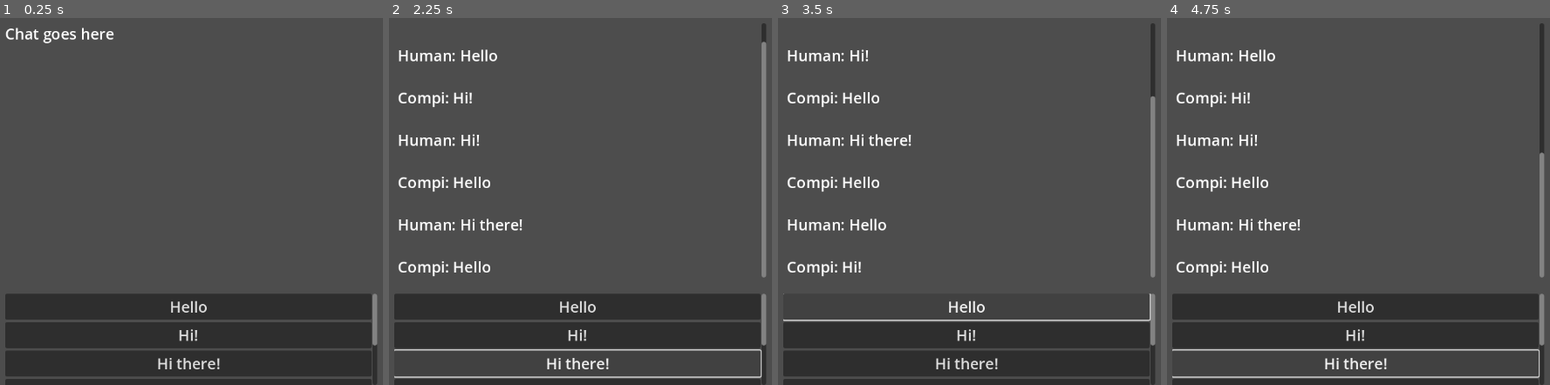
Above: before the commit, frames 1-4 (left to right).
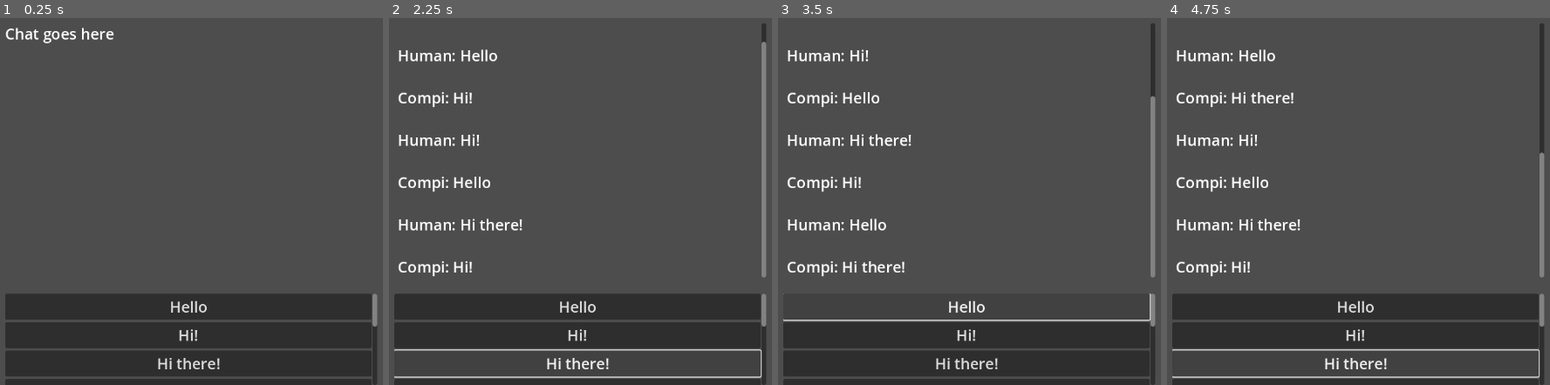
Above: after the commit, the same moments.

Repository: Eibriel/compicactus-copycat
Game: Godot game, scene res://main.tscn
The game is run twice, just before and just after one commit, with the same random seed, the same clock (stepped at 60 frames per second) and the same inputs.
Inputs:
- Up to frame 1 (0.25 s): no input
- Up to frame 2 (2.25 s): click "Hello" at 0.5 s; click "Hi!" at 1.25 s; click "Hi there!" at 2 s
- Up to frame 3 (3.5 s): click "Hello" at 2.75 s
- Up to frame 4 (4.75 s): click "Hi!" at 3.5 s; click "Hi there!" at 4.25 s

The runs differ from the first frame. In frame 1, less than 0.1% of the frame differs, in the area x 97-99%, y 83-90%; in frame 2, 0.2%; in frame 3, 0.4%, in the area x 19-99%, y 43-90%; in frame 4, 0.4%.

Commit message:
adding updates

Diff:
--- a/Main.gd
+++ b/Main.gd
@@ -49,12 +49,32 @@
 		.weight(filter_compi)
 		.topic("who are you"))
 
+	(dialogue.new("HOW ARE YOU FEELING TODAY")
+		.topic("feelings")
+		.topic("today")
+		.answer("IM FEELING GREAT")
+		.answer("IM NOT SO GREAT")
+		.answer("WHO CARES"))
+
+	(dialogue.new("IM FEELING GREAT")
+		.topic("feelings")
+		.weight(func(quip, actor): return actor.props["feeling good"].sample()*10)
+		.update(func(quip, actor): actor.increase("feeling good")))
+
+	(dialogue.new("IM NOT SO GREAT")
+		.topic("feelings")
+		.weight(func(quip, actor): return actor.props["feeling good"].sample()*-10)
+		.update(func(quip, actor): actor.props["feeling good"].decrease()))
+
+	(dialogue.new("WHO CARES")
+		.topic("feelings"))
+
 var filter_human = func(quip, actor) -> int:
 	if actor.name == "human":
 		return 10
-	return 0
+	return -100
 
 var filter_compi = func(quip, actor) -> int:
 	if actor.name == "compi":
 		return 10
-	return 0
+	return -100
--- /dev/null
+++ b/actor_class.gd
@@ -0,0 +1,50 @@
+class_name Actor
+
+var name: String
+var props: Dictionary = {}
+
+class ActorProperty:
+	var id: String
+	var type: String
+	var max_value: int
+	var min_value: int
+	var default_value: Dictionary
+	var current_value: Dictionary
+
+	func _init(id_: String, type_: String, default_):
+		id = id_
+		type = type_
+		default_value[type] = default_
+		current_value[type] = default_
+
+	func set_min_value(value_: int) -> ActorProperty:
+		min_value = value_
+		return self
+
+	func set_max_value(value_: int) -> ActorProperty:
+		max_value = value_
+		return self
+
+	func sample():
+		return current_value[type]
+
+	func zero():
+		current_value[type] = 0
+
+	func default():
+		current_value[type] = default_value[type]
+
+	func increase(amount:int = 1):
+		current_value[type] += amount
+
+	func decrease(amount:int = 1):
+		current_value[type] -= amount
+
+func _init():
+	(new_prop("feeling good", "int", 3)
+		.set_min_value(-10)
+		.set_max_value(10))
+
+func new_prop(id_: String, type_: String, default_):
+	props[id_] = ActorProperty.new(id_, type_, default_)
+	return props[id_]
--- a/quip_class.gd
+++ b/quip_class.gd
@@ -4,48 +4,62 @@
 var quips_ids: Array[String]
 var current_quip := ""
 var actors: Array[Actor]
+
 var current_actor: int
+var current_topics: Dictionary
+var recent_quips: Dictionary = {}
 
 const ACTOR = {
 	"HUMAN": 0,
-	"COMPI": 1
+	"COMPI": 1,
+	"ENV": 2
 }
 
 class Quip:
+	var id: String
 	var topics: Array[String]
 	var answers: Array[String]
 	var weights: Array[Callable]
+	var updates: Array[Callable]
 	var weight: int = 0
-
-class Actor:
-	var name: String
 
 func _init():
 	var actor_human: Actor = Actor.new()
 	actor_human.name = "human"
 	var actor_compi: Actor = Actor.new()
 	actor_compi.name = "compi"
+	var actor_environment: Actor = Actor.new()
+	actor_environment.name = "env"
 	actors = [
 		actor_human,
-		actor_compi
+		actor_compi,
+		actor_environment
 	]
+	current_topics = {
+		"greetings": 3
+	}
 
 func new(text) -> ChatText:
 	current_quip = text
 	if not quips.has(current_quip):
 		quips[current_quip] = Quip.new()
+		quips[current_quip].id = current_quip
 	return self
 
-func topic(topic: String) -> ChatText:
-	_add_item("topics", topic)
+func topic(topic_: String) -> ChatText:
+	_add_item("topics", topic_)
 	return self
 
-func answer(answer: String) -> ChatText:
-	_add_item("answers", answer)
+func answer(answer_: String) -> ChatText:
+	_add_item("answers", answer_)
 	return self
 
 func weight(weight_function: Callable) -> ChatText:
 	quips[current_quip].weights.append(weight_function)
+	return self
+
+func update(update_function: Callable) -> ChatText:
+	quips[current_quip].updates.append(update_function)
 	return self
 
 func _add_item(key:String, value:String):
@@ -58,13 +72,36 @@
 func select_answer(id:String, actor_answering:int):
 	update_quips_ids()
 	current_actor = actor_answering
+	run_updates(id)
+	set_topic_weight(id)
 	update_weigths()
-	var answer: String
+	set_answers_weight(id)
+	var answer_: String
+	quips_ids.sort_custom(sort_quips)
+	answer_ = quips_ids[0]
+	update_recent(answer_)
+	return answer_
+
+func run_updates(quip_id: String) -> void:
+	for u in quips[quip_id].updates:
+		u.call(quips[quip_id], actors[current_actor])
+
+func update_recent(quip_id: String) -> void:
+	for q in recent_quips:
+		if recent_quips[q] > 0:
+			recent_quips[q] -= 1
+	recent_quips[quip_id] = 3
+
+func set_answers_weight(id:String) -> void:
 	for a in quips[id].answers:
 		quips[a].weight += 50
-	quips_ids.sort_custom(sort_quips)
-	answer = quips_ids[0]
-	return answer
+
+func set_topic_weight(id:String) -> void:
+	for topic in quips[id].topics:
+		if current_topics.has(topic) and current_topics[topic] > 0:
+			current_topics[topic] -= 1
+		else:
+			current_topics[topic] = 3
 
 func update_weigths() -> void:
 	for quip in quips:
@@ -72,10 +109,25 @@
 
 func check_weights(quip: Quip) -> void:
 	quip.weight = 0
+	quip.weight += recent_weight(quip)
+	quip.weight += topic_weight(quip)
 	for f in quip.weights:
 		quip.weight += f.call(quip, actors[current_actor])
 
-func sort_quips(a: String, b: String):
+func recent_weight(quip: Quip) -> int:
+	var weight := 0
+	if recent_quips.has(quip.id):
+		weight += -1*recent_quips[quip.id]
+	return weight
+
+func topic_weight(quip: Quip) -> int:
+	var weight := 0
+	for topic in quip.topics:
+		if current_topics.has(topic) and current_topics[topic] > 0:
+			weight += 2
+	return weight
+
+func sort_quips(a: String, b: String) -> bool:
 	if quips[a].weight > quips[b].weight:
 		return true
 	return false
--- a/strings.csv
+++ b/strings.csv
@@ -5,3 +5,7 @@
 WHO ARE YOU?,Who are you?,¿Quién eres tu?
 IM HUMAN,I’m a human being,Yo soy un ser humano
 IM COMPI,I’m Compicactus,Yo soy Compicactus
+HOW ARE YOU FEELING TODAY,How are you feeling today?,¿Cómo te sientes hoy?
+IM FEELING GREAT,I’m feeling great,Me siento genial
+IM NOT SO GREAT,I’m not so great,No me siento muy bien
+WHO CARES,Who cares?,¿A quién le importa?
Binary file changed: strings.en.translation
Binary file changed: strings.es.translation
